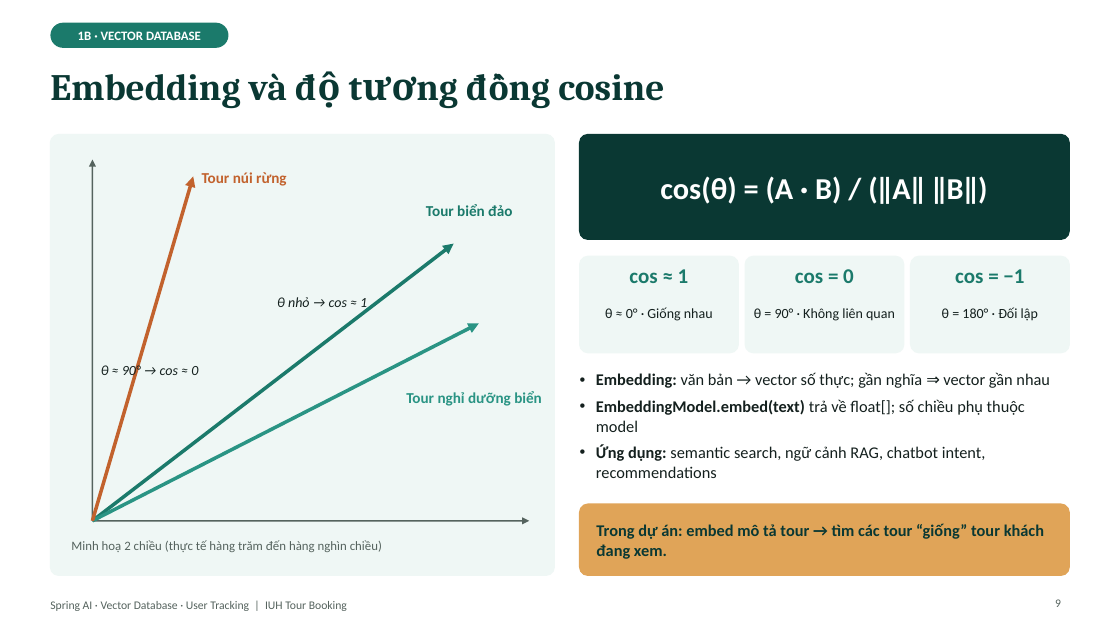
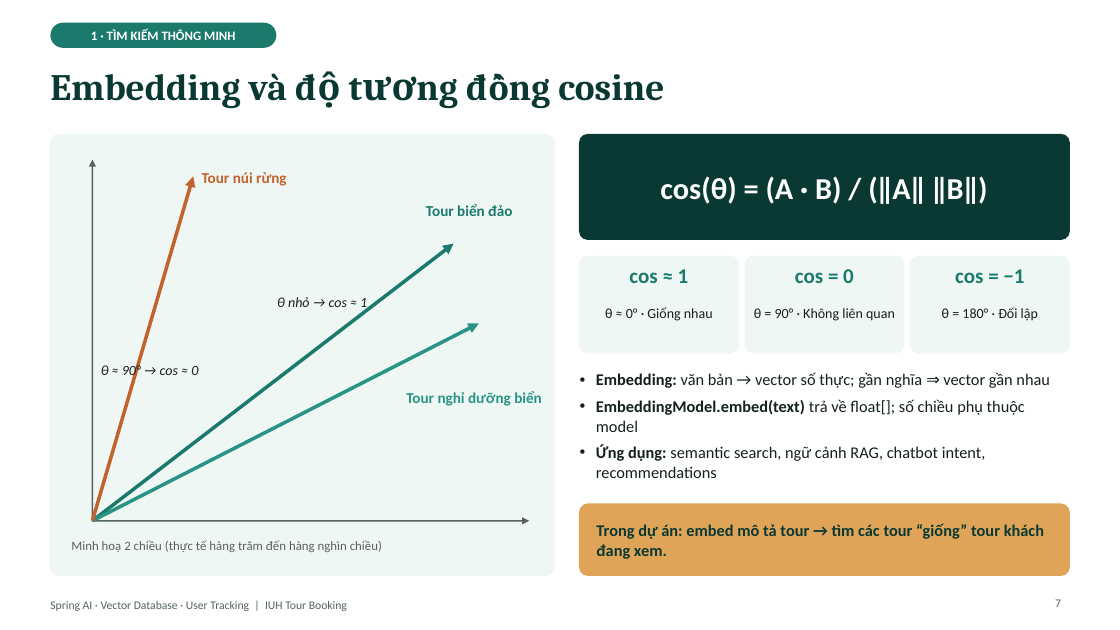
Before and after one commit to kanele05/project_www, a slide deck: slide 7 of docs/presentation/SpringAI_VectorDB_UserTracking.pptx (slide 9 before the commit). Drawn at 1120x630 pixels with LibreOffice and Linux fonts; fonts in the diff are those of the drawing. Boxes give left, top, right and bottom in pixels: in the first picture for what was removed or moved away, otherwise in the second. Text is boxed around its words. In the diff, an @@ line names an element or a change of style, - is before the commit and + after.

```diff
--- a/docs/presentation/SpringAI_VectorDB_UserTracking.pptx
+++ b/docs/presentation/SpringAI_VectorDB_UserTracking.pptx
@@ rounded rectangle "1 · TÌM KIẾM THÔNG ...": place and size @@
-rounded rectangle "1 · TÌM KIẾM THÔNG ..." at (50,23,229,48)
+rounded rectangle "1 · TÌM KIẾM THÔNG ..." at (50,23,276,48)
@@ text in rounded rectangle at (91,29,235,40): text changed @@
-1B · VECTOR DATABASE
+1 · TÌM KIẾM THÔNG MINH
@@ page number at (1055,599,1061,607): text changed @@
-9
+7
```
Also in this commit, not shown: 17 other slides changed, 15 slides removed.
